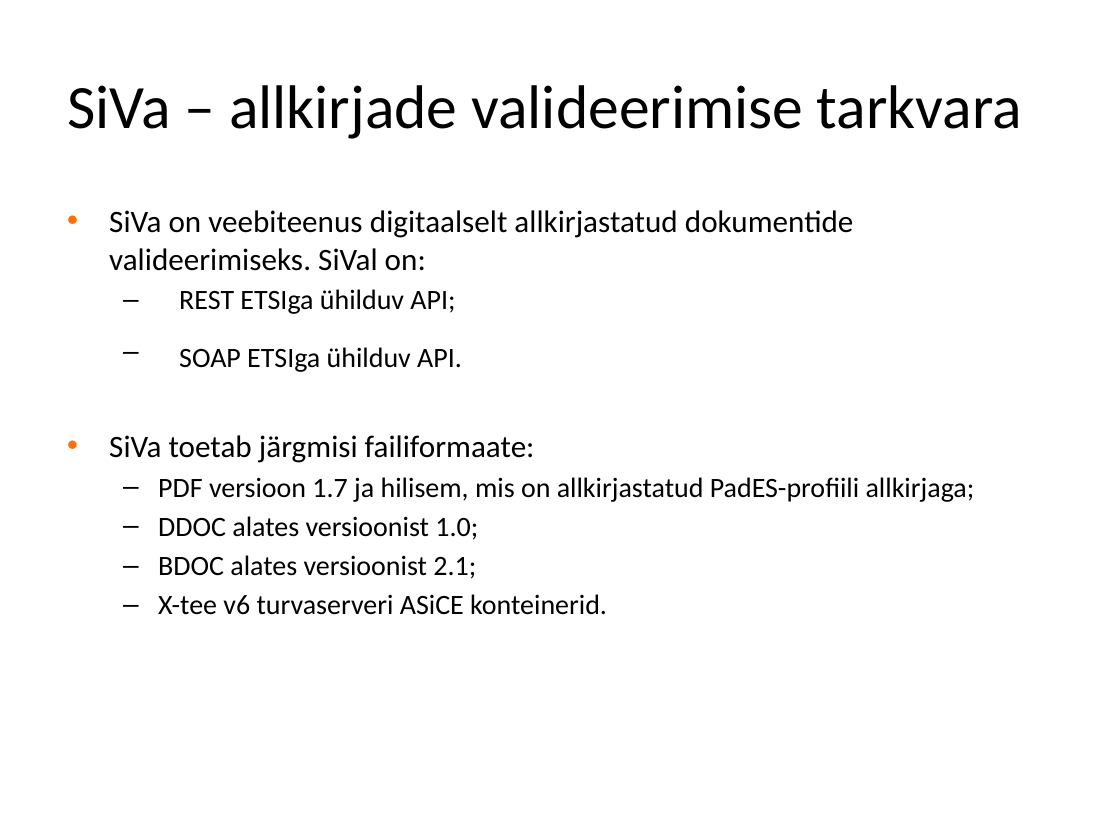
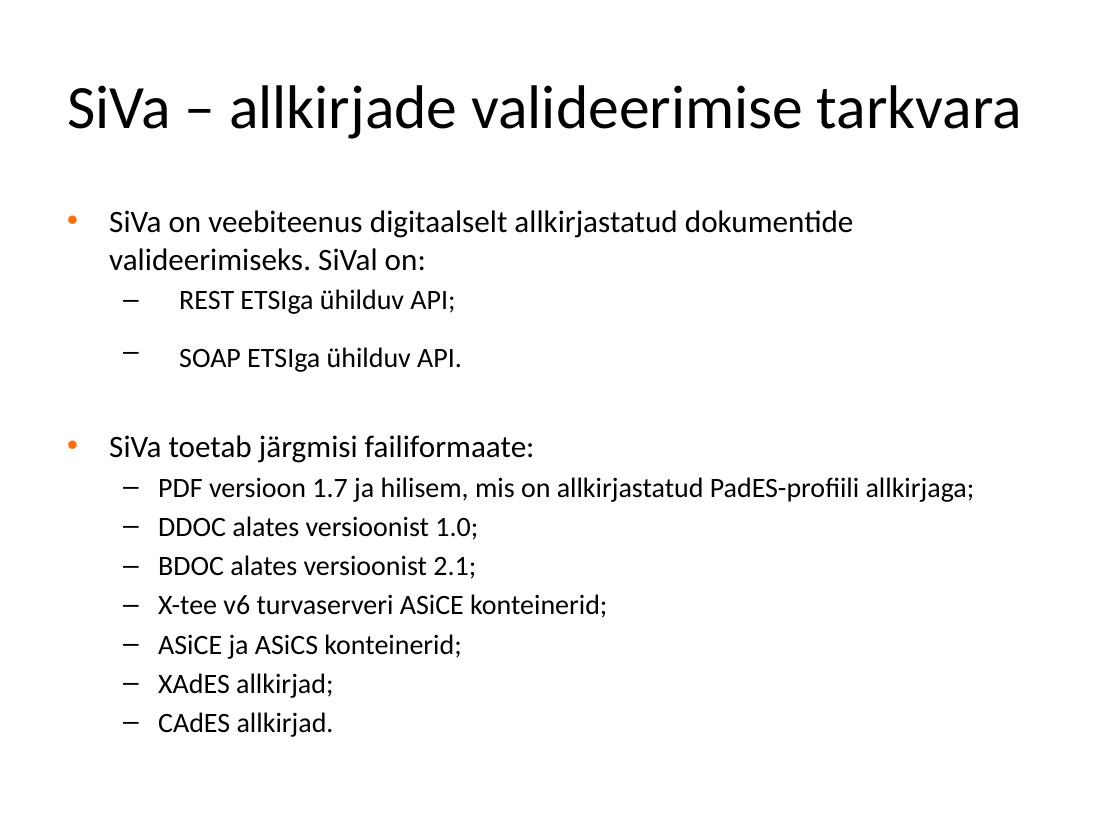
Before and after one commit to open-eid/SiVa, a slide deck: slide 2 of docs/presentation/SiVA_esitlus_EST.pptx. Drawn at 1120x840 pixels with LibreOffice and Linux fonts; fonts in the diff are those of the drawing. Boxes give left, top, right and bottom in pixels: in the first picture for what was removed or moved away, otherwise in the second. Text is boxed around its words. In the diff, an @@ line names an element or a change of style, - is before the commit and + after.

```diff
--- a/docs/presentation/SiVA_esitlus_EST.pptx
+++ b/docs/presentation/SiVA_esitlus_EST.pptx
@@ text at [158,594,607,737]: text changed @@
-  – X-tee v6 turvaserveri ASiCE konteinerid.
+  – X-tee v6 turvaserveri ASiCE konteinerid;
+  – ASiCE ja ASiCS konteinerid;
+  – XAdES allkirjad;
+  – CAdES allkirjad.
```
Also in this commit, not shown: 6 other slides changed, 3 other files.
